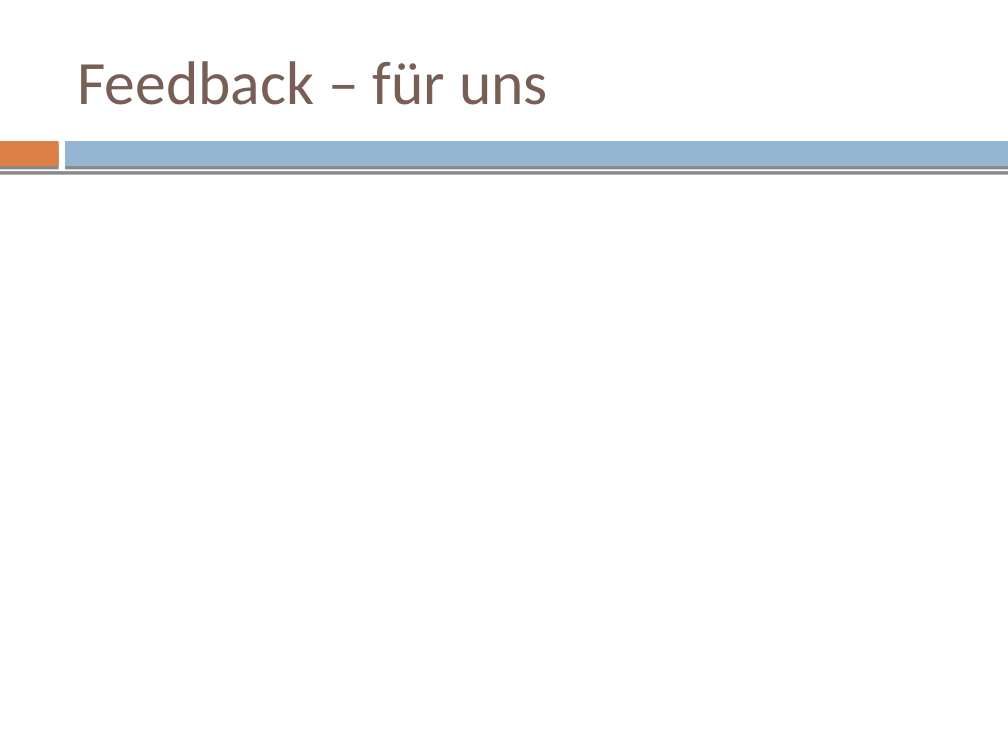
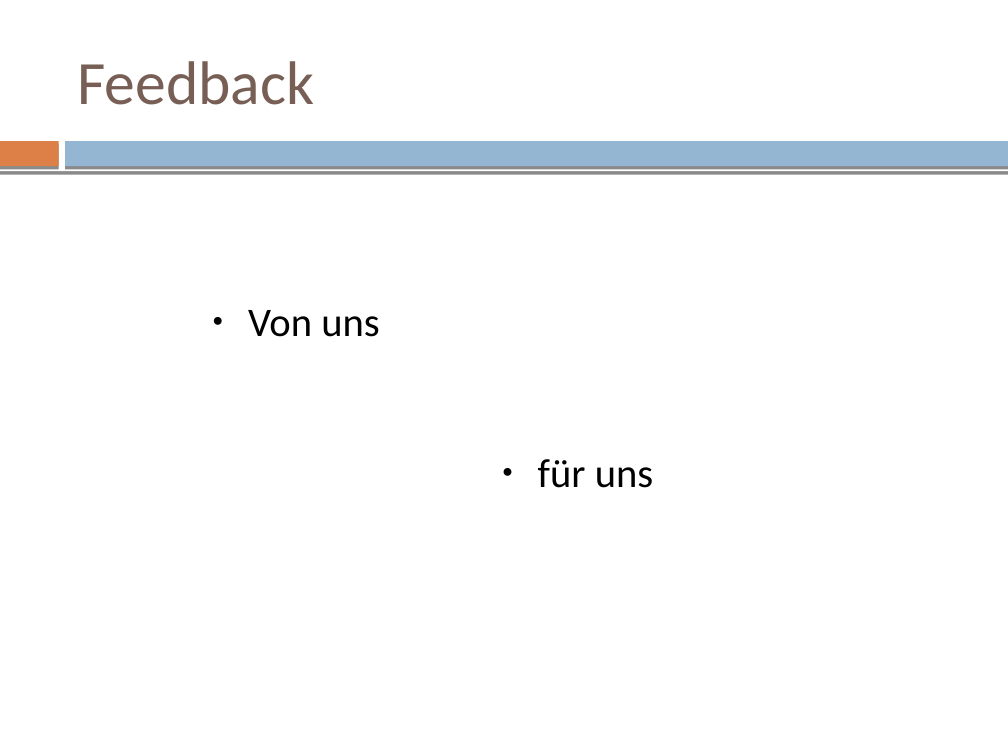
Before and after one commit to mvw/Wilddiebe10, a slide deck: slide 69 of keynote/keynote.odp (slide 67 before the commit). Drawn at 1008x756 pixels with LibreOffice and Linux fonts; fonts in the diff are those of the drawing. Boxes give left, top, right and bottom in pixels: in the first picture for what was removed or moved away, otherwise in the second. Text is boxed around its words. In the diff, an @@ line names an element or a change of style, - is before the commit and + after.

```diff
--- a/keynote/keynote.odp
+++ b/keynote/keynote.odp
@@ title at (x1=77, y1=61, x2=314, y2=105): text changed @@
-Feedback – für uns
+Feedback
@@ text added at (x1=248, y1=310, x2=380, y2=337), 29 pt, text #000000 @@
+● Von uns
@@ text added at (x1=538, y1=459, x2=654, y2=488), 29 pt, text #000000 @@
+● für uns
```
Also in this commit, not shown: 5 slides added, 3 slides removed, 1 other file.
